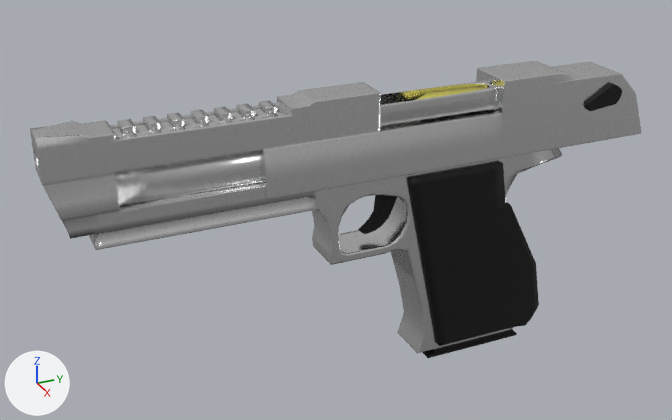
Before and after pictures for a commit that changed the Blender file Blender/demo_eagle.blend.
Both versions are drawn from a 50 mm camera at (0.391, -0.168, 0.199) aimed at (-0.012, 0.013, -0.002). Every picture has the same lights, and +X, +Y and +Z are marked at lower left.

Objects in the first picture: 'Grip', 'Handle', 'Magazine', 'Safety', 'Trigger', 'slide'.
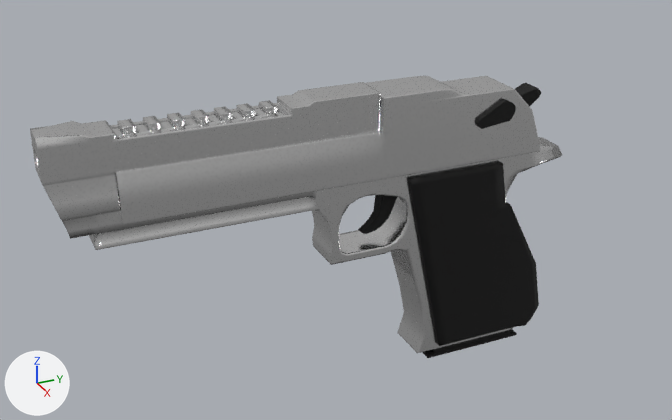
Where the newer file only moved an object's origin or applied its transform, the numbers keep the older frame.

The edits, one by one:
Object 'slide' (ob_slide) moves from (0.0, 0.0682, 0.0) to (0.0, 0.000447, 0.0).

Pixel boxes [x1, y1, x2, y2] of what changed, in the pictures (672 x 420 px):
'slide', moved
    before: [261, 61, 641, 200]
    after: [115, 76, 541, 225]
'Safety', moved
    before: [586, 83, 622, 111]
    after: [477, 99, 516, 129]
